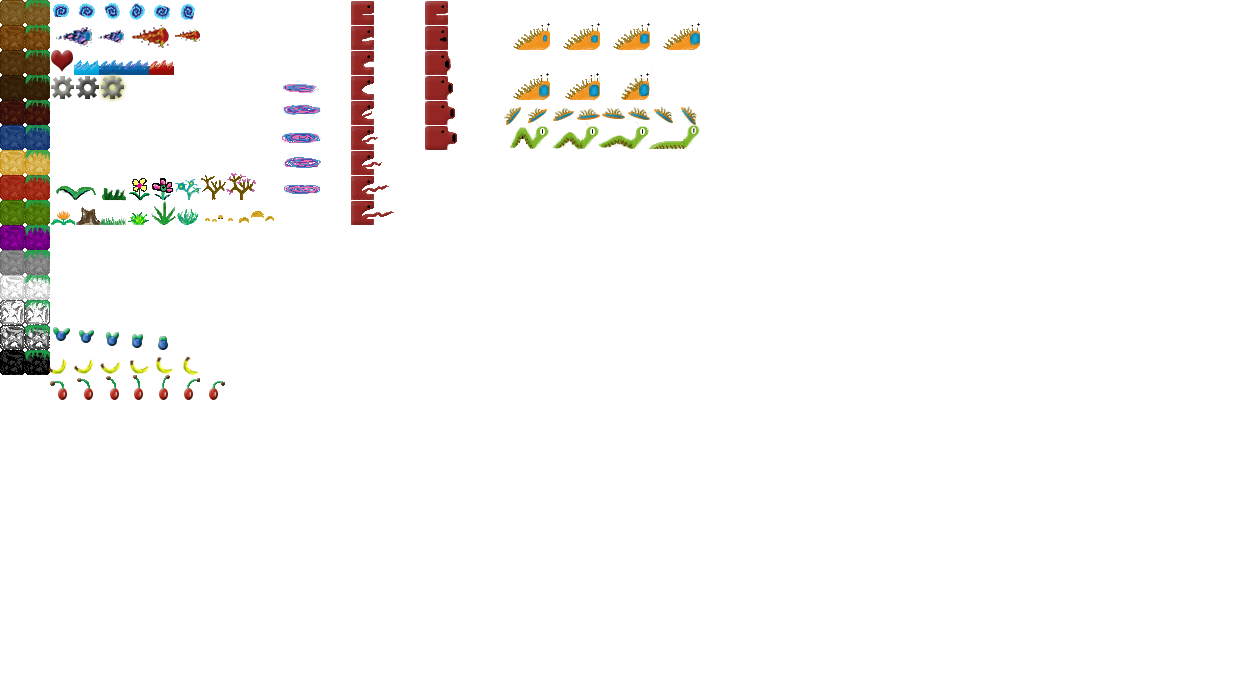
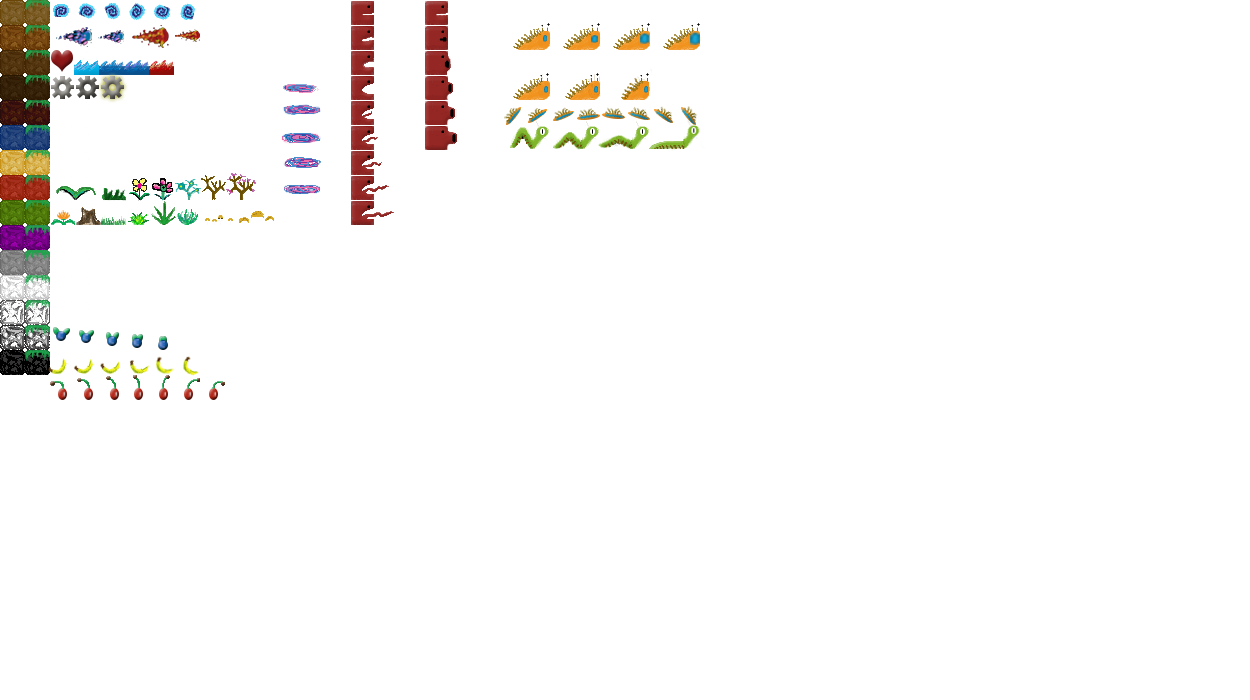
Layered file, before and after one edit (1250 × 700). Changes by layer:
added layer "mouth0" (1st of 3, in "Enemies" › "HairyDiskShooter" › "1") in group "1" over 544, 85, 548, 93
hid "mouth" (1st of 3, in "Enemies" › "HairyDiskShooter" › "1") over 539, 83, 549, 97
added layer "mouth0" (2nd of 3, in "Enemies" › "HairyDiskShooter" › "1.5") in group "1.5" over 594, 85, 598, 93
hid "mouth" (2nd of 3, in "Enemies" › "HairyDiskShooter" › "1.5") over 589, 83, 599, 97
painted on "body" (2nd of 4, in "Enemies" › "HairyDiskShooter" › "1.5") over 588, 83, 600, 98
added layer "mouth0" (3rd of 3, in "Enemies" › "HairyDiskShooter" › "2") in group "2" over 644, 85, 648, 93
hid "mouth" (3rd of 3, in "Enemies" › "HairyDiskShooter" › "2") over 639, 82, 649, 96
painted on "body" (3rd of 4, in "Enemies" › "HairyDiskShooter" › "2") over 638, 81, 649, 98
